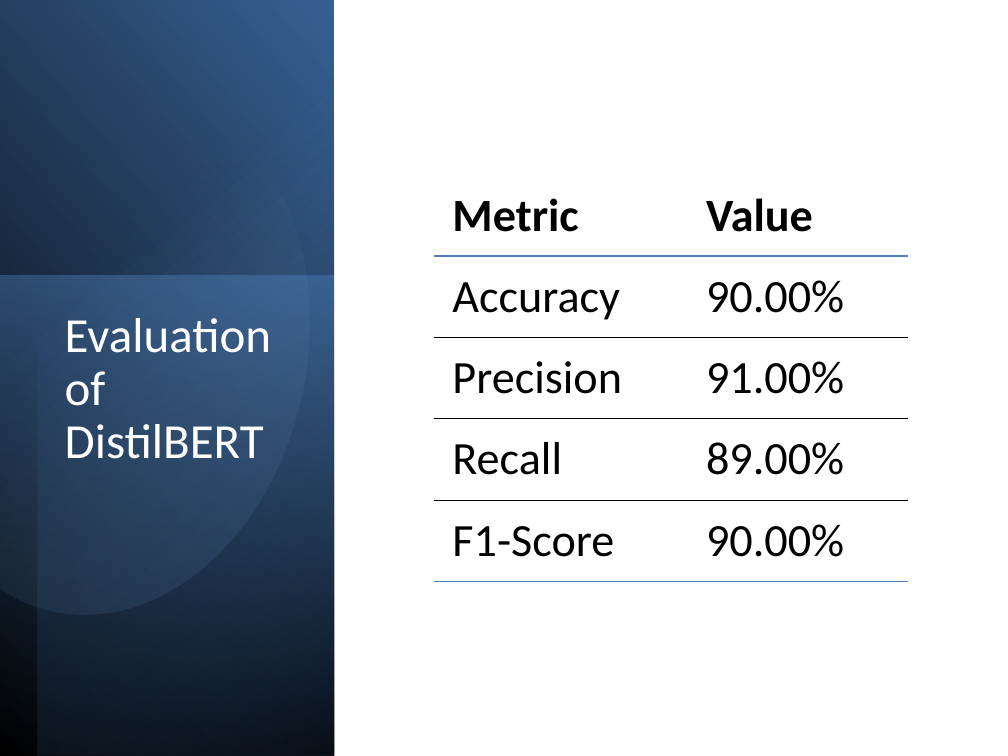
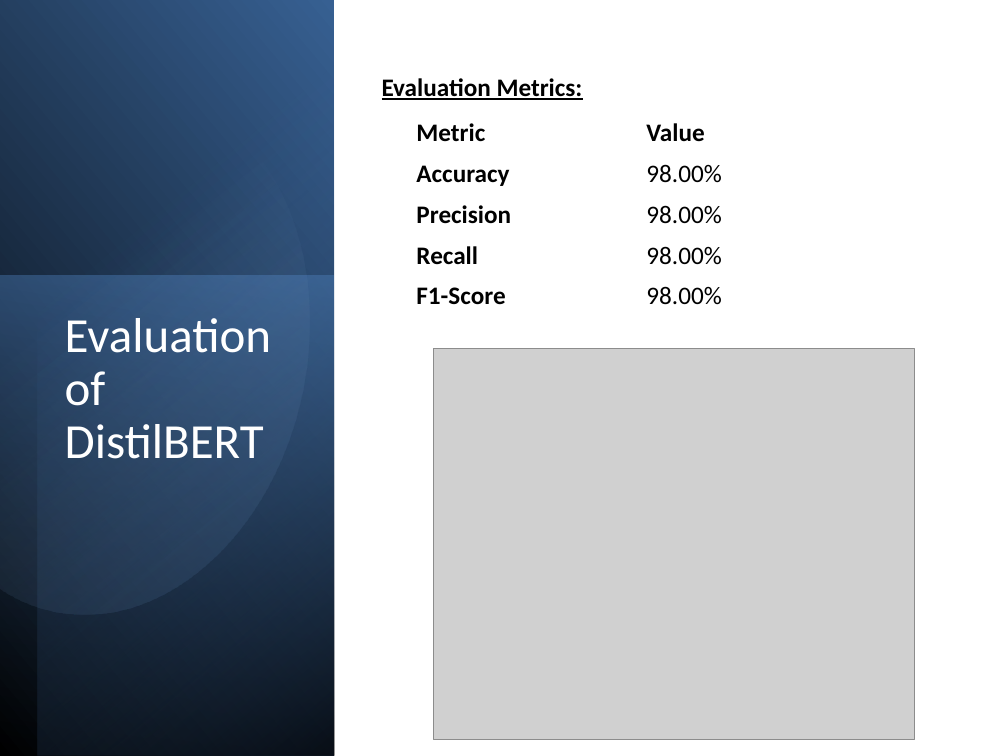
Before and after one commit to mehakhafeez/NLPprojectweek6, a slide deck: slide 14 of NLPProject3.pptx. Drawn at 1008x756 pixels with LibreOffice and Linux fonts; fonts in the diff are those of the drawing; grey boxes stand for pictures. Boxes give left, top, right and bottom in pixels: in the first picture for what was removed or moved away, otherwise in the second. Text is boxed around its words. In the diff, an @@ line names an element or a change of style, - is before the commit and + after.

```diff
--- a/NLPProject3.pptx
+++ b/NLPProject3.pptx
@@ text added at [382,78,583,100], 18 pt, text #000000, bold, underline @@
+Evaluation Metrics:
@@ table added at [385,114,970,333], 4 rows, 5 columns @@
+ |  |  |  | 
+ |  |  |  | 
+ |  |  |  | 
+ |  |  |  | 
@@ table at [406,112,866,313] @@
-row 2, column 2: 90.00%
+row 2, column 2: 98.00%
-row 3, column 2: 91.00%
+row 3, column 2: 98.00%
-row 4, column 2: 89.00%
+row 4, column 2: 98.00%
-row 5, column 2: 90.00%
+row 5, column 2: 98.00%
@@ size 33 to 18 pt in "Metric", "Value", "Accuracy", "Precision" and 2 more places @@
@@ bold on in "Accuracy", "Precision", "Recall", "F1-Score" @@
@@ borders changed @@
@@ table: place and size @@
-table at [434,174,908,581]
+table at [406,112,866,313]
@@ picture added at [433,349,914,740] @@
```
Also in this commit, not shown: 4 other slides changed, 2 slides removed.
